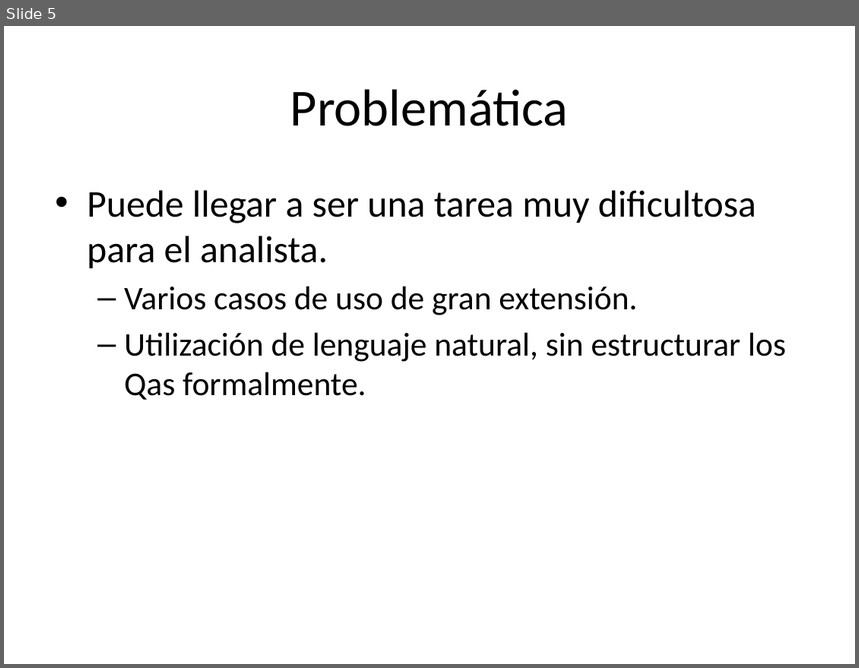
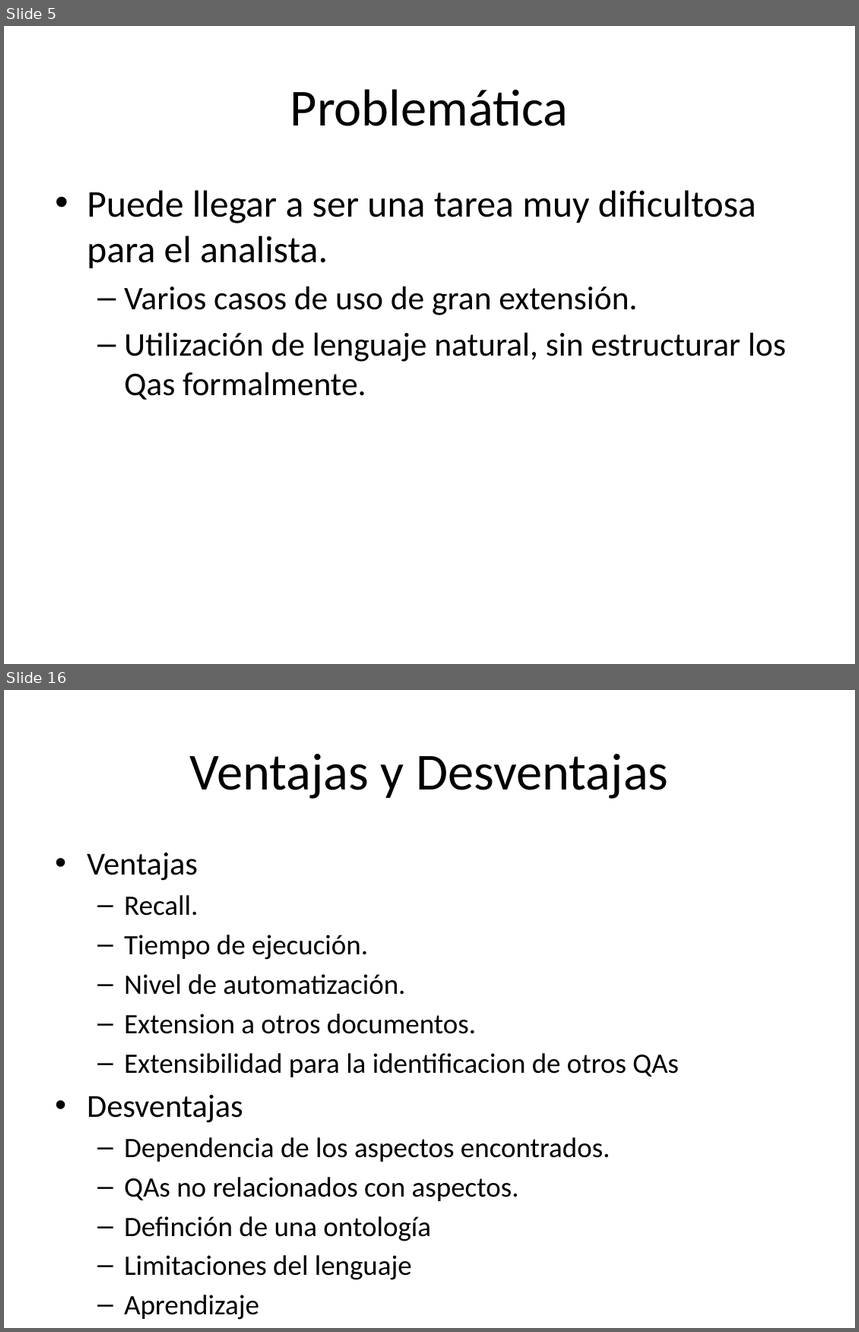
Before and after one commit to alejandrorago/qatesis2, a slide deck: Capitulos Finales/filiminasPeladas.pptx. Shown one above the other, each under a label of ours: slide 5 before the commit, slides 5 and 16 after it; the slides between them are not shown. The pictures are 859x668 and 859x1332 pixels, drawn with LibreOffice and Linux fonts; fonts in the diff are those of the drawing. Boxes give left, top, right and bottom in pixels: in the first picture for what was removed or moved away, otherwise in the second. Text is boxed around its words. In the diff, an @@ line names an element or a change of style, - is before the commit and + after.

```diff
--- a/Capitulos Finales/filiminasPeladas.pptx
+++ b/Capitulos Finales/filiminasPeladas.pptx
@@ slide 16 added at (x1=4, y1=690, x2=855, y2=1328), background #FFFFFF @@
@@ title added at (x1=190, y1=754, x2=668, y2=799), 44 pt, text #000000 @@
+Ventajas y Desventajas
@@ text added at (x1=87, y1=853, x2=679, y2=1320), 23.8 pt, text #000000 @@
+• Ventajas
+  – Recall.
+  – Tiempo de ejecución.
+  – Nivel de automatización.
+  – Extension a otros documentos.
+  – Extensibilidad para la identificacion de otros QAs
+• Desventajas
+  – Dependencia de los aspectos encontrados.
+  – QAs no relacionados con aspectos.
+  – Definción de una ontología
+  – Limitaciones del lenguaje
+  – Aprendizaje
```
Also in this commit, not shown: 5 slides changed, 11 other slides added, 2 slides removed.
